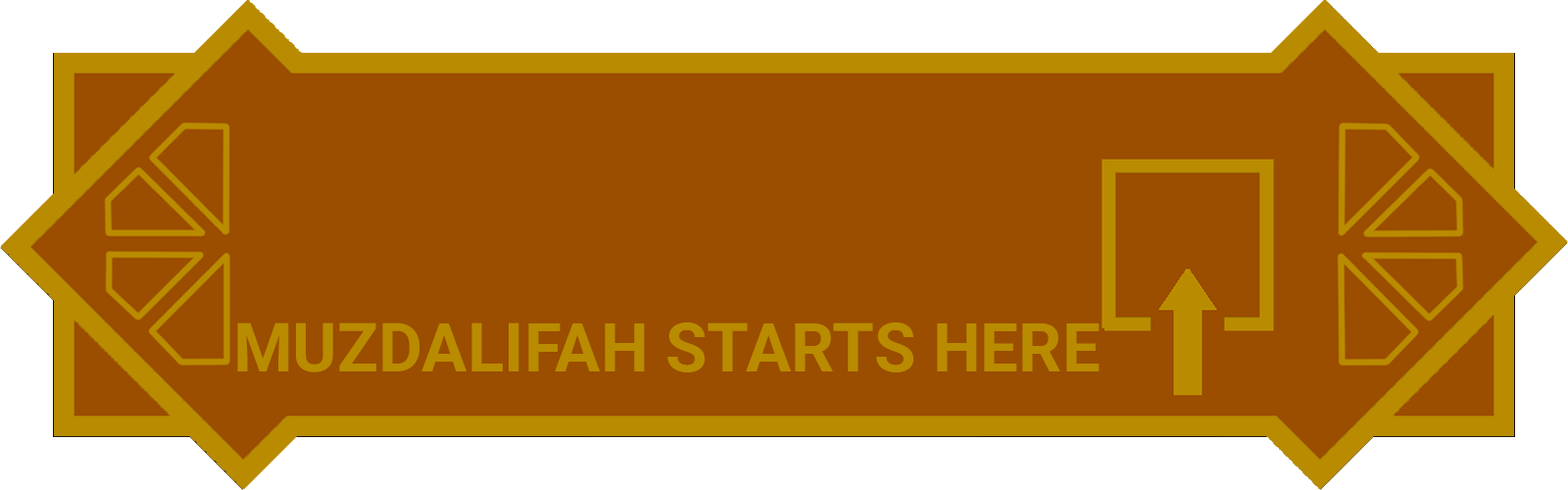
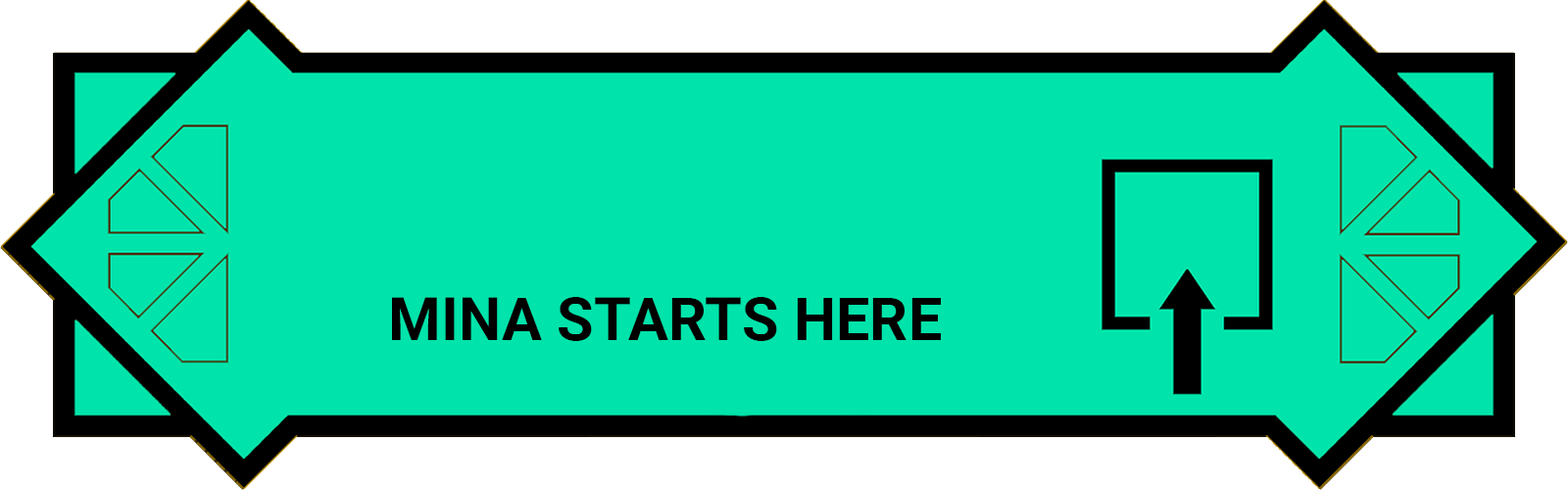
Revision of a layered 1568 x 490 image; what changed, layer by layer:
renamed "MUZDALIFAH STARTS HERE" to "MINA STARTS HERE", painted on it over [237, 296, 1100, 373]
added layer "MINA STARTS HERE" (2nd of 2) above "MUZDALIFAH STARTS HERE" over [0, 0, 1568, 490]
painted on "MUZDALIFAH STARTS HERE" over [30, 29, 1538, 460]
